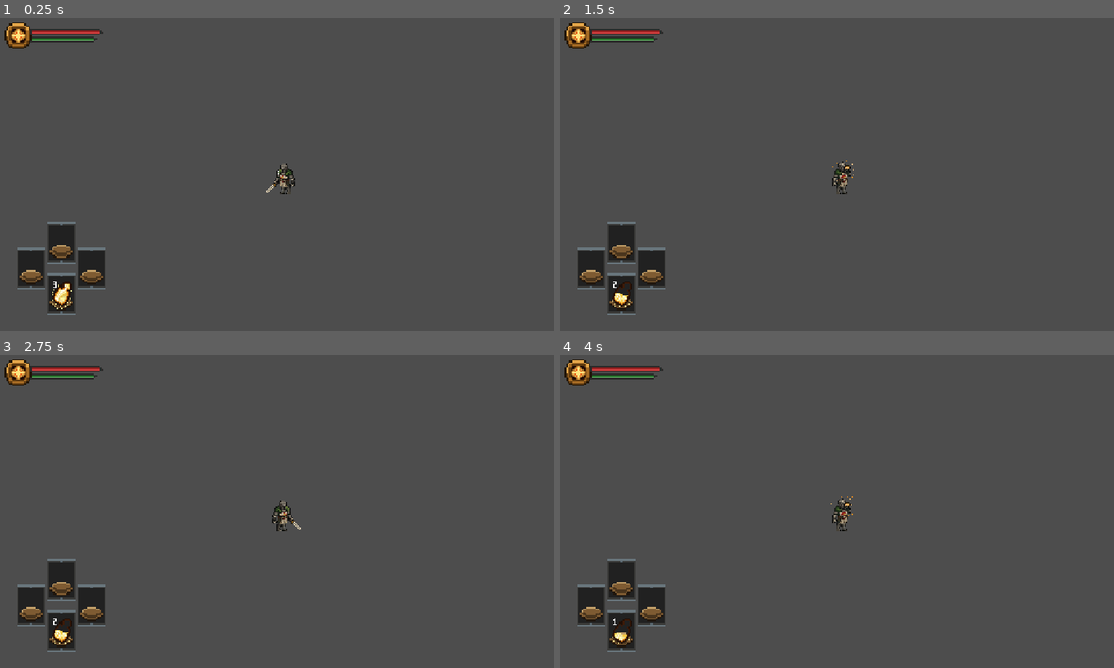
Above: before the commit, frames 1-4 (two rows, left to right).
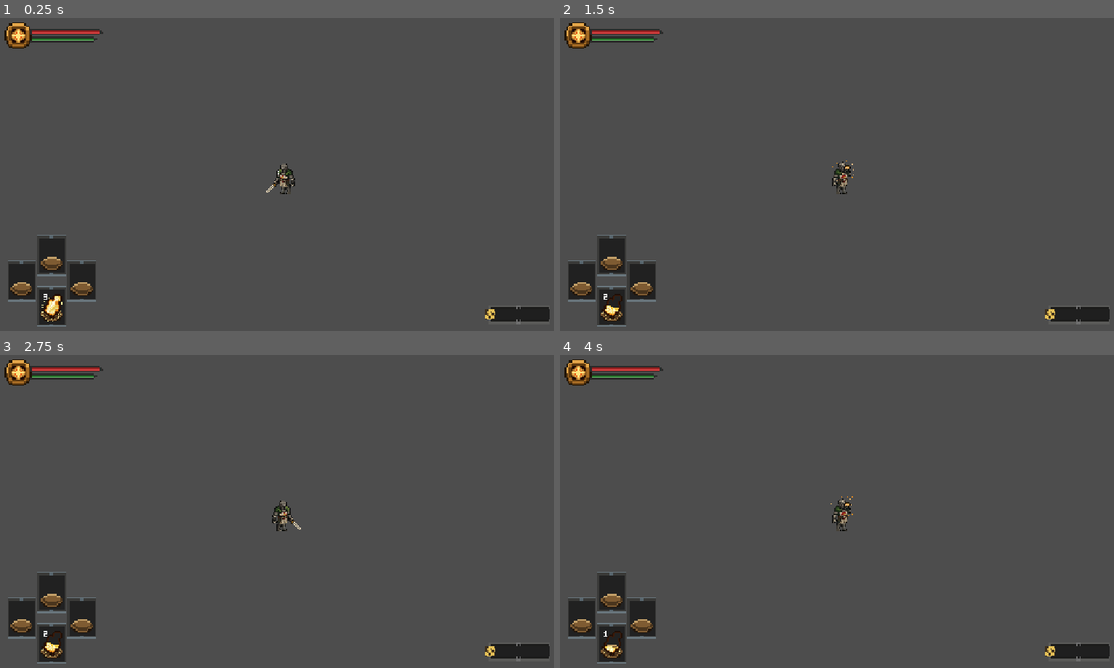
Above: after the commit, the same moments.

Repository: maxwilliamfs/Demake-Souls-2
Game: Godot game, scene res://scenes/tutorial.tscn
Two runs of this game, one before a commit and one after it. Both use one fixed random seed, a clock stepped at 60 frames per second and the inputs below.
Inputs:
- Up to frame 1 (0.25 s): no input
- Up to frame 2 (1.5 s): hold D (mov_right) 0.53-1.28 s; tap J (heal) at 0.6 s; tap Enter at 1.25 s; hold S (mov_down) from 1.28 s (still down); tap L (heavy_attack) at 1.35 s
- Up to frame 3 (2.75 s): tap Space at 2 s; release S (mov_down) at 2.03 s; hold D (mov_right) from 2.03 s (still down); tap K (light_attack) at 2.1 s
- Up to frame 4 (4 s): release D (mov_right) at 2.78 s; hold W (mov_up) 2.78-3.53 s; tap J (heal) at 2.85 s; tap Enter at 3.5 s; hold A (mov_left) from 3.53 s (still down); tap L (heavy_attack) at 3.6 s

The runs differ from the first frame. In frame 1, 3.6% of the frame differs, in the area x 1-100%, y 65-99%; in frame 2, 3.6%; in frame 3, 3.6%; in frame 4, 3.6%.

Commit message:
hud atualizacao

Diff:
--- a/scenes/hud.tscn
+++ b/scenes/hud.tscn
@@ -6,6 +6,7 @@
 [ext_resource type="Texture2D" uid="uid://0gmmsfso5r0" path="res://sprites/Itens/health_bar.png" id="3_047uy"]
 [ext_resource type="Texture2D" uid="uid://y3bt4fgoch20" path="res://sprites/Itens/stamin_bar.png" id="4_5pdws"]
 [ext_resource type="Texture2D" uid="uid://dqjt3ug3412c8" path="res://sprites/Itens/Estus_sprite_3.png" id="5_uo2fv"]
+[ext_resource type="Texture2D" uid="uid://bb84gg871v5gd" path="res://sprites/Itens/almas_hud_vazio.png" id="7_5pdws"]
 
 [sub_resource type="AtlasTexture" id="AtlasTexture_047uy"]
 atlas = ExtResource("5_uo2fv")
@@ -98,10 +99,10 @@
 
 [node name="Invetory" type="TextureRect" parent="Control" unique_id=1905549157]
 layout_mode = 0
-offset_left = 39.0
-offset_top = 450.0
-offset_right = 103.0
-offset_bottom = 514.0
+offset_left = 18.000006
+offset_top = 477.00003
+offset_right = 82.00001
+offset_bottom = 541.0
 scale = Vector2(3.5, 3.5)
 texture = ExtResource("2_5ysmq")
 metadata/_edit_group_ = true
@@ -111,3 +112,8 @@
 scale = Vector2(0.8, 0.8)
 sprite_frames = SubResource("SpriteFrames_kejrx")
 animation = &"Three"
+
+[node name="Sprite2D" type="Sprite2D" parent="Control" unique_id=677729776]
+position = Vector2(1167, 615)
+scale = Vector2(4, 4)
+texture = ExtResource("7_5pdws")
Not shown, added: sprites/Itens/almas_hud_vazio.png.import
